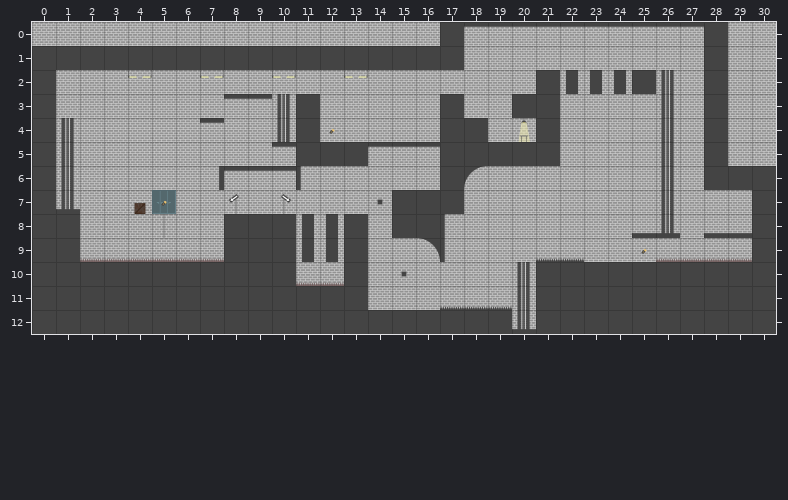
A Tiled map gets an edit: Maze Escape/Levels/Level_7.tmx. Above, as it was before the edit.
Cells are 300x300 px. Shown: x 0..30, y 0..12.
Now the later version:
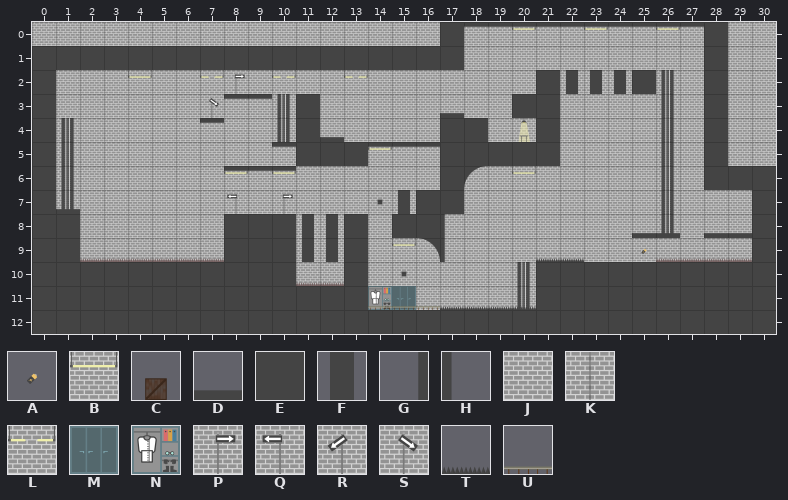
Key: from "ElementsTiles-01-01": A 1, B 2, C 3, D 10, E 13, F 14, G 21, H 22, J 26, K 27, L 28, M 29, N 30; from "TilesFleches": P 1, Q 2, R 5, S 6; from "Tiles_x3_spikes": T 5; from "rail_textures": U 0.
_ is an empty cell, # one hidden under a higher layer, . an unchanged one.
Edits made:
--- layer "Fond"
@@ x 20..26 @@
- 0 J..J..J
+ 0 B..B..B
@@ x 4..8 @@
- 2 L...J
- 3 ...J.
+ 2 B...P
+ 3 ...S.
@@ x 5..20 @@
- 5 .........J......
- 6 ...J.J.........J
- 7 M..#............
- 8 K...............
- 9 ..........J.....
+ 5 .........B......
+ 6 ...B.B.........B
+ 7 J..Q............
+ 8 J...............
+ 9 ..........B.....
@@ x 14..15 @@
-11 JJ
+11 NM
--- layer "Solide"
@@ x 12..17 @@
- 3 .....E
- 4 A.....
+ 3 .....D
+ 4 D.....
@@ x 4..15 @@
- 6 ...G...H....
- 7 CA..R.S....E
+ 6 ..._..._....
+ 7 __.._._....F
@@ x 14..20 @@
-11 ___..._
-12 ......D
+11 UUU...T
+12 ......E
